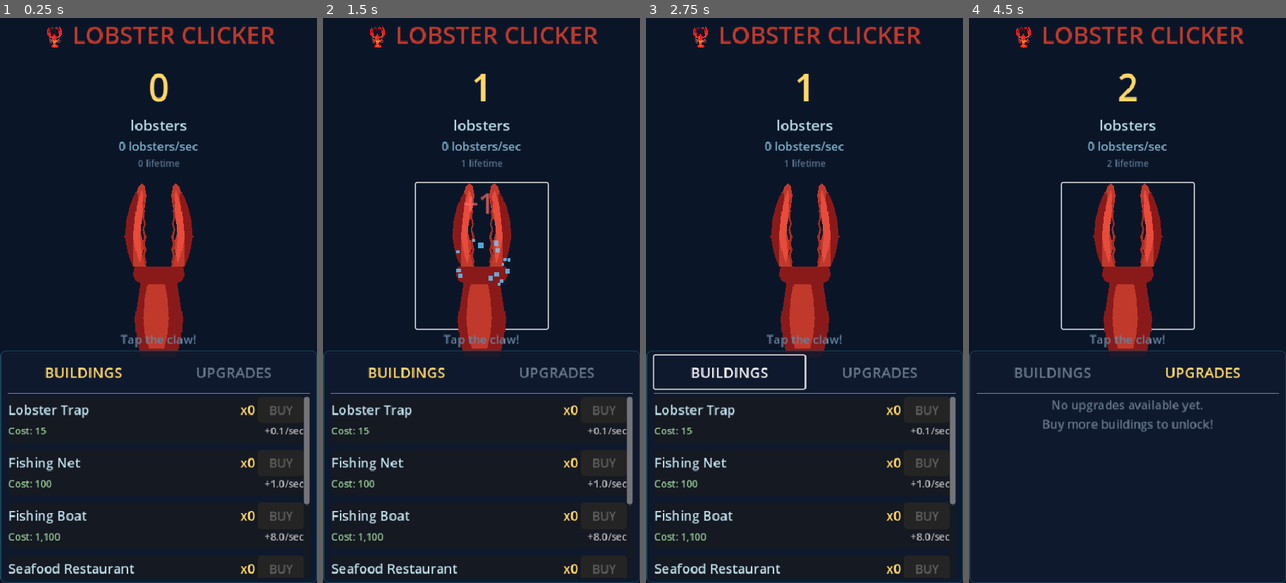
Above: before the commit, frames 1-4 (left to right).
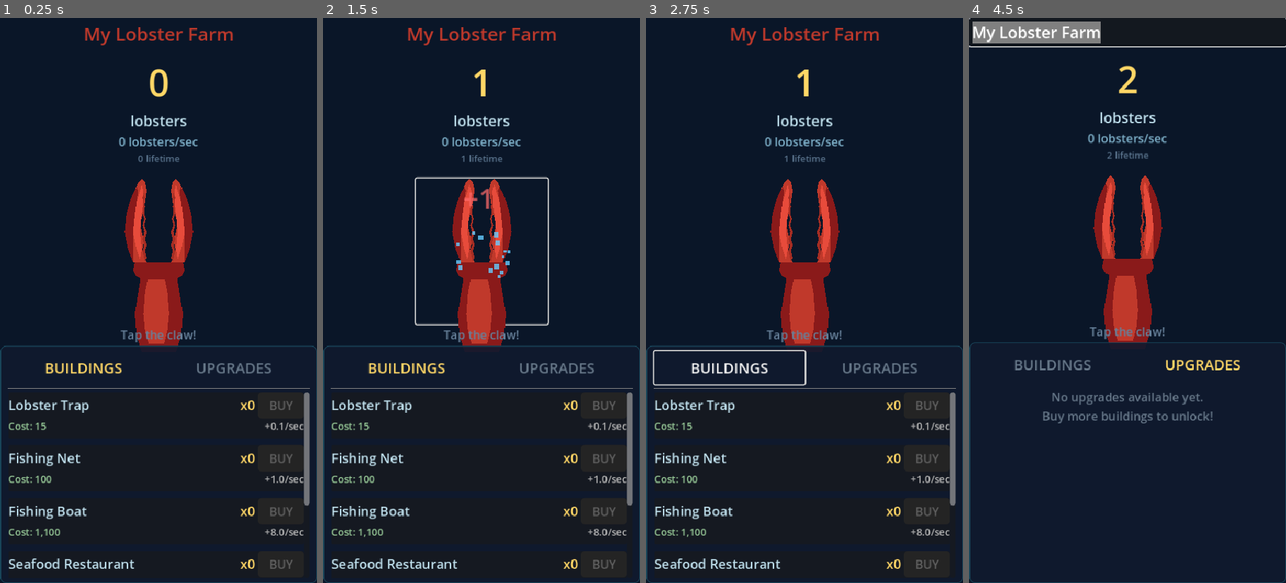
Above: after the commit, the same moments.

Repository: thecryptomasters/lobster-clicker
Game: Godot game, scene res://scenes/main.tscn
Same seed, same stepped clock (60 frames per second), same inputs: the game is played once before the commit and once after it.
Inputs (mouse positions are in pixels of both pictures, inside the frame that each line leads up to; where the layout moved, square brackets give the same spot in the first picture):
- Up to frame 1 (0.25 s): no input
- Up to frame 2 (1.5 s): click (481, 34) at 0.5 s, where only the run after the commit has a clickable "My Lobster Farm"; click (481, 249) [481, 255] at 1.25 s
- Up to frame 3 (2.75 s): click "BUILDINGS" at 2 s
- Up to frame 4 (4.5 s): click "UPGRADES" at 2.75 s; click (1127, 249) [1127, 255] at 3.5 s; click (1127, 34) at 4.25 s, where only the run after the commit has a clickable "My Lobster Farm"

The runs differ from the first frame. In frame 1, 7.6% of the frame differs, in the area x 0-100%, y 1-99%; in frame 2, 8.2%; in frame 3, 7.9%; in frame 4, 8.2%.

Commit message:
feat: editable farm name - tap to rename, saves with game

Diff:
--- a/scenes/main.gd
+++ b/scenes/main.gd
@@ -3,6 +3,8 @@
 const BuildingItemScene := preload("res://scenes/building_item.tscn")
 const BuildingUpgradeItemScene := preload("res://scenes/building_upgrade_item.tscn")
 
+@onready var farm_name_button: Button = %FarmNameButton
+@onready var farm_name_edit: LineEdit = %FarmNameEdit
 @onready var lobster_count_label: Label = %LobsterCountLabel
 @onready var lps_label: Label = %LpsLabel
 @onready var lifetime_label: Label = %LifetimeLabel
@@ -51,8 +53,14 @@
 	GameManager.building_purchased.connect(_on_building_purchased)
 	claw_button.gui_input.connect(_on_claw_gui_input)
 	offline_ok_button.pressed.connect(_on_offline_ok)
+	farm_name_button.pressed.connect(_on_farm_name_clicked)
+	farm_name_edit.text_submitted.connect(_on_farm_name_submitted)
+	farm_name_edit.focus_exited.connect(_on_farm_name_focus_lost)
 	buildings_tab.pressed.connect(_on_buildings_tab)
 	upgrades_tab.pressed.connect(_on_upgrades_tab)
+
+	# Load farm name
+	farm_name_button.text = GameManager.farm_name
 
 	# Set initial open position
 	left_pincer.position.x = -OPEN_X
@@ -227,6 +235,30 @@
 
 func _on_offline_ok() -> void:
 	offline_popup.visible = false
+
+# --- Farm Name ---
+
+func _on_farm_name_clicked() -> void:
+	farm_name_button.visible = false
+	farm_name_edit.visible = true
+	farm_name_edit.text = GameManager.farm_name
+	farm_name_edit.grab_focus()
+	farm_name_edit.select_all()
+
+func _on_farm_name_submitted(new_name: String) -> void:
+	_apply_farm_name(new_name)
+
+func _on_farm_name_focus_lost() -> void:
+	_apply_farm_name(farm_name_edit.text)
+
+func _apply_farm_name(new_name: String) -> void:
+	new_name = new_name.strip_edges()
+	if new_name.is_empty():
+		new_name = "My Lobster Farm"
+	GameManager.farm_name = new_name
+	farm_name_button.text = new_name
+	farm_name_edit.visible = false
+	farm_name_button.visible = true
 
 # --- Tab Management ---
 
--- a/scenes/main.tscn
+++ b/scenes/main.tscn
@@ -51,16 +51,28 @@
 size_flags_stretch_ratio = 1.0
 alignment = 1
 
-[node name="Title" type="Label" parent="RootContainer/LeftSection"]
-layout_mode = 2
-text = "🦞 LOBSTER CLICKER"
-horizontal_alignment = 1
+[node name="FarmNameButton" type="Button" parent="RootContainer/LeftSection"]
+unique_name_in_owner = true
+layout_mode = 2
+flat = true
+text = "My Lobster Farm"
 theme_override_colors/font_color = Color(0.753, 0.224, 0.169, 1)
-theme_override_font_sizes/font_size = 36
+theme_override_font_sizes/font_size = 28
+
+[node name="FarmNameEdit" type="LineEdit" parent="RootContainer/LeftSection"]
+unique_name_in_owner = true
+visible = false
+layout_mode = 2
+custom_minimum_size = Vector2(0, 40)
+horizontal_alignment = 1
+placeholder_text = "Name your farm..."
+theme_override_colors/font_color = Color(1, 0.843, 0.4, 1)
+theme_override_colors/caret_color = Color(1, 0.843, 0.4, 1)
+theme_override_font_sizes/font_size = 24
 
 [node name="Spacer1" type="Control" parent="RootContainer/LeftSection"]
 layout_mode = 2
-custom_minimum_size = Vector2(0, 8)
+custom_minimum_size = Vector2(0, 4)
 
 [node name="LobsterCountLabel" type="Label" parent="RootContainer/LeftSection"]
 unique_name_in_owner = true
--- a/scripts/game_manager.gd
+++ b/scripts/game_manager.gd
@@ -7,6 +7,7 @@
 
 var total_lobsters: float = 0.0
 var lobsters_per_click: float = 1.0
+var farm_name: String = "My Lobster Farm"
 var lobsters_per_second: float = 0.0
 var last_save_time: int = 0
 
@@ -255,6 +256,7 @@
 		"building_upgrades": upgrades_data,
 		"click_upgrades": click_data,
 		"cps_click_upgrades": cps_click_data,
+		"farm_name": farm_name,
 		"last_save_time": Time.get_unix_time_from_system(),
 	}
 
@@ -280,6 +282,7 @@
 	var cps_click_data = data.get("cps_click_upgrades", [])
 	for i in range(mini(cps_click_data.size(), cps_click_upgrades_purchased.size())):
 		cps_click_upgrades_purchased[i] = cps_click_data[i]
+	farm_name = data.get("farm_name", "My Lobster Farm")
 	_recalculate_lps()
 	_recalculate_click_power()
 	lobsters_changed.emit(total_lobsters)
Not shown, changed: export/index.html
Not shown, changed: export/index.pck
